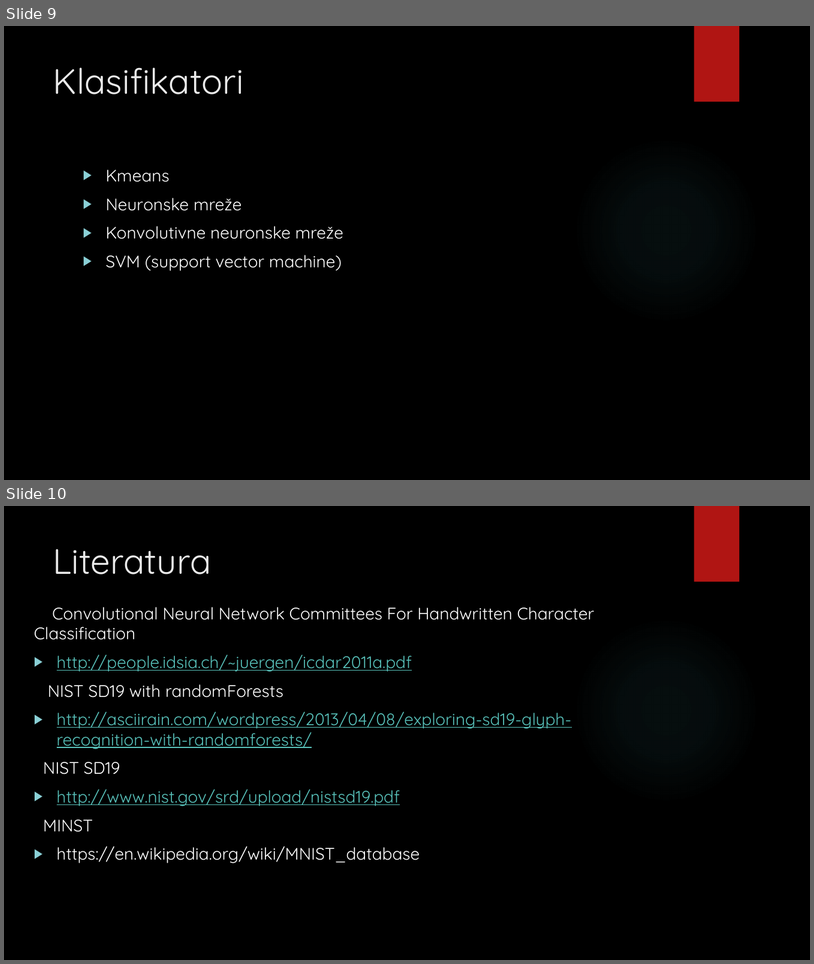
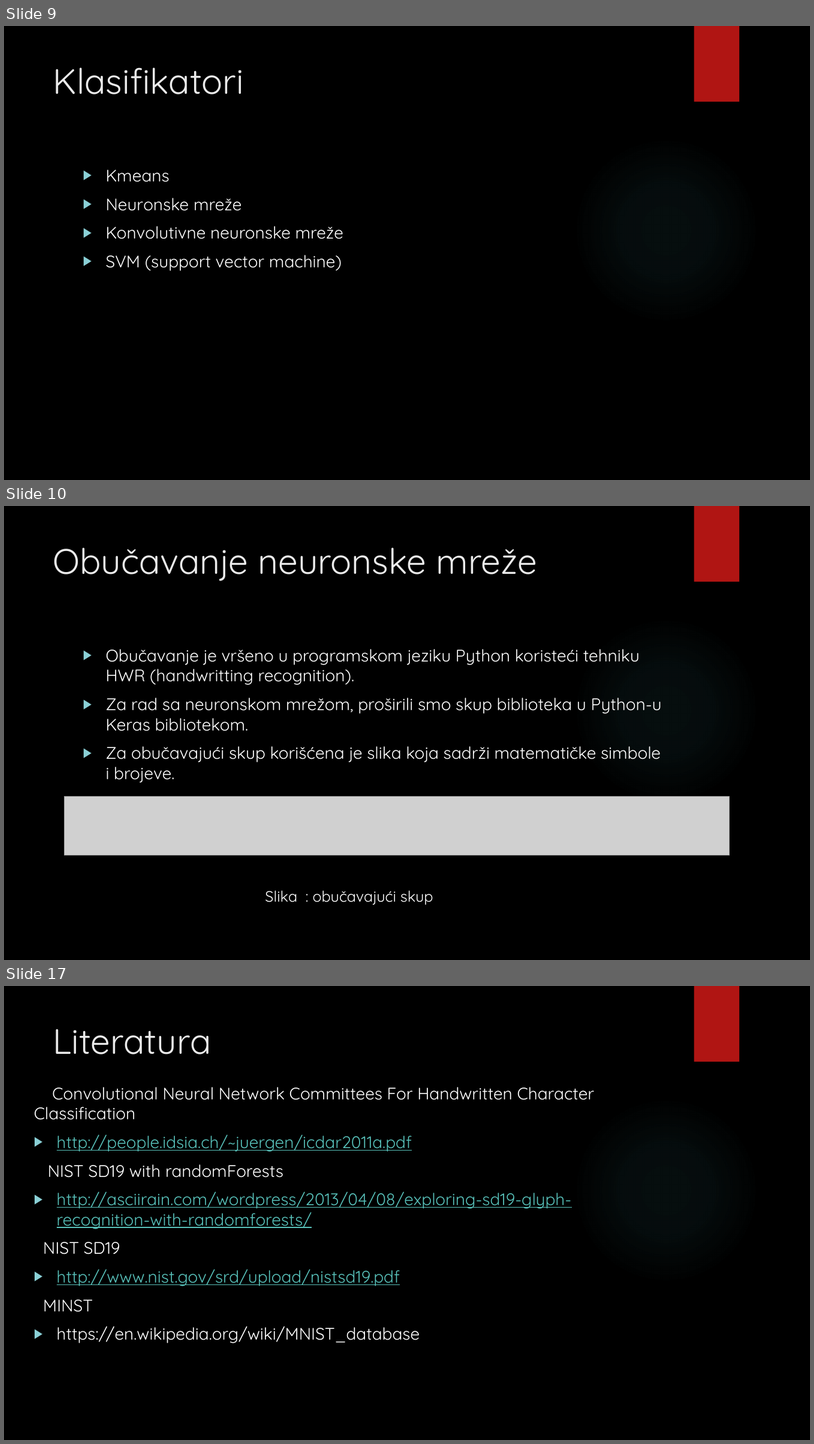
Before and after one commit to davor193/Photo-Calculator, a slide deck: photo_calculator.pptx. Shown one above the other, each under a label of ours: slides 9 and 10 before the commit, slides 9, 10 and 17 after it; the slides between them are not shown. The pictures are 814x964 and 814x1444 pixels, drawn with LibreOffice and Linux fonts; fonts in the diff are those of the drawing; grey boxes stand for pictures; background and template pictures are left out. Boxes give left, top, right and bottom in pixels: in the first picture for what was removed or moved away, otherwise in the second. Text is boxed around its words. In the diff, an @@ line names an element or a change of style, - is before the commit and + after.

```diff
--- a/photo_calculator.pptx
+++ b/photo_calculator.pptx
@@ slide 10 added at (4, 506, 810, 960), background picture (left out); not listed: 2 template elements that a slide beside it also shows @@
@@ title added at (53, 547, 537, 581), 42 pt, text #EBEBEB @@
+Obučavanje neuronske mreže
@@ text added at (106, 649, 662, 783), 20 pt, text #FFFFFF @@
+▶ Obučavanje je vršeno u programskom jeziku Python koristeći tehniku HWR (handwritting recognition).
+▶ Za rad sa neuronskom mrežom, proširili smo skup biblioteka u Python-u Keras bibliotekom.
+▶ Za obučavajući skup korišćena je slika koja sadrži matematičke simbole i brojeve.
@@ picture added at (65, 796, 730, 855) @@
@@ text added at (265, 890, 434, 904), 18 pt, text #FFFFFF @@
+Slika : obučavajući skup
@@ what was slide 10 is now slide 17 @@
```
Also in this commit, not shown: 6 other slides added.
